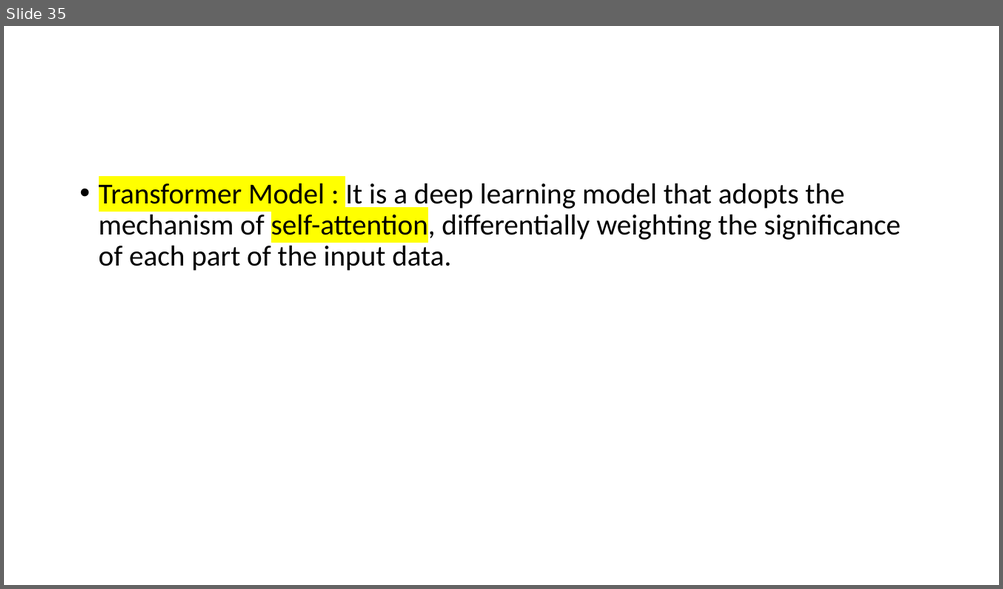
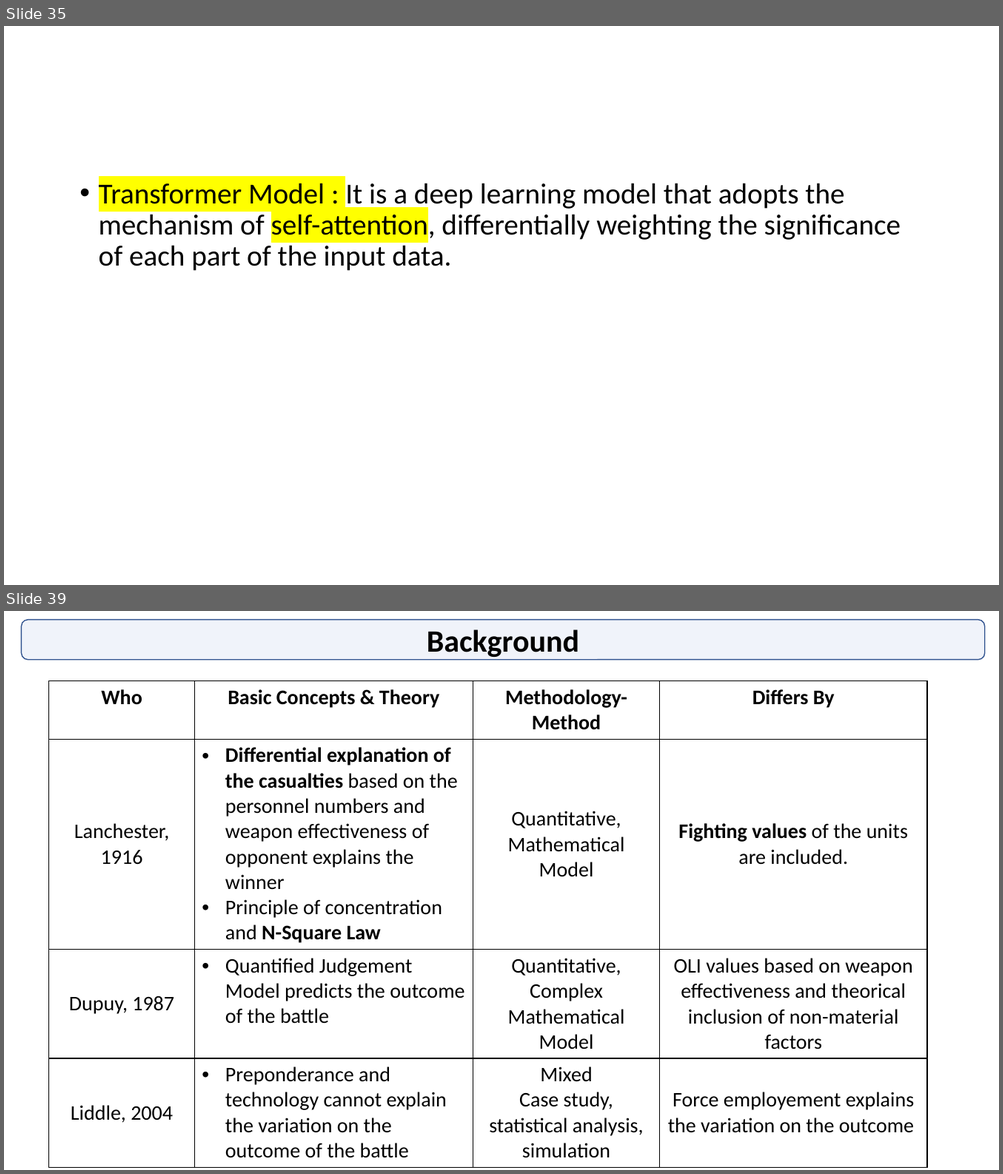
Before and after one commit to GurkanGitHub/PhD, a slide deck: PhD Discussion.pptx. Shown one above the other, each under a label of ours: slide 35 before the commit, slides 35 and 39 after it; the slides between them are not shown. The pictures are 1003x589 and 1003x1174 pixels, drawn with LibreOffice and Linux fonts; fonts in the diff are those of the drawing. Boxes give left, top, right and bottom in pixels: in the first picture for what was removed or moved away, otherwise in the second. Text is boxed around its words. In the diff, an @@ line names an element or a change of style, - is before the commit and + after.

```diff
--- a/PhD Discussion.pptx
+++ b/PhD Discussion.pptx
@@ slide 39 added at bbox=[4, 611, 999, 1170], background #FFFFFF @@
@@ rounded rectangle added at bbox=[21, 620, 984, 661], fill #4472C4 at 8% opacity, outline #325491 1 pt, 30 pt, text #000000, bold @@
+Background
@@ table added at bbox=[48, 681, 927, 1162], 4 rows, 4 columns @@
+Who | Basic Concepts & Theory | Methodology-Method | Differs By
+Lanchester, 1916 | Differential explanation of the casualties based on the personnel numbers and weapon effectiveness of opponent explains the winner / Principle of concentration and N-Square Law | Quantitative, Mathematical Model | Fighting values of the units are included.
+Dupuy, 1987 | Quantified Judgement Model predicts the outcome of the battle | Quantitative, Complex Mathematical Model | OLI values based on weapon effectiveness and theorical inclusion of non-material factors
+Liddle, 2004 | Preponderance and technology cannot explain the variation on the outcome of the battle | Mixed / Case study, statistical analysis, simulation | Force employement explains the variation on the outcome
```
Also in this commit, not shown: 15 other slides added, 2 other files.
